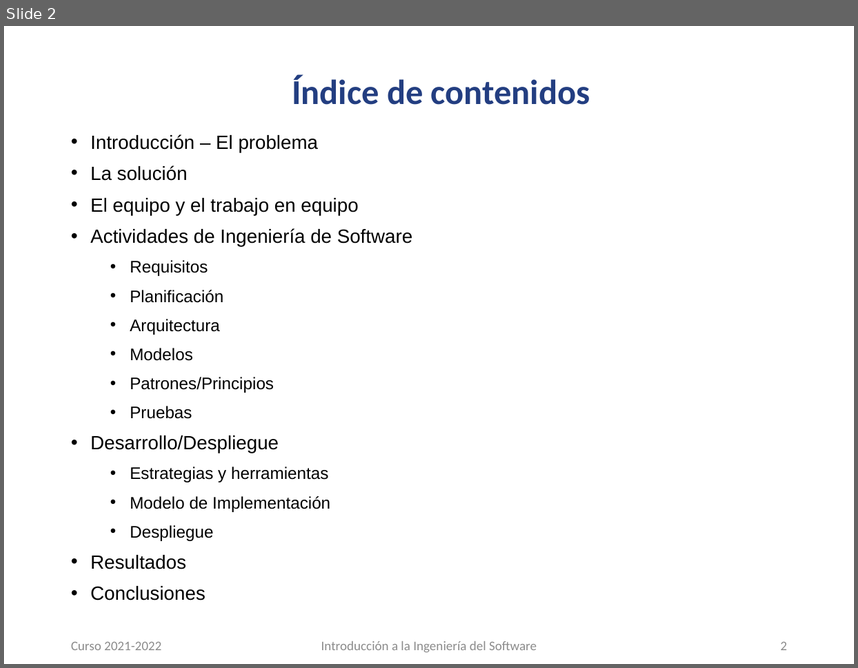
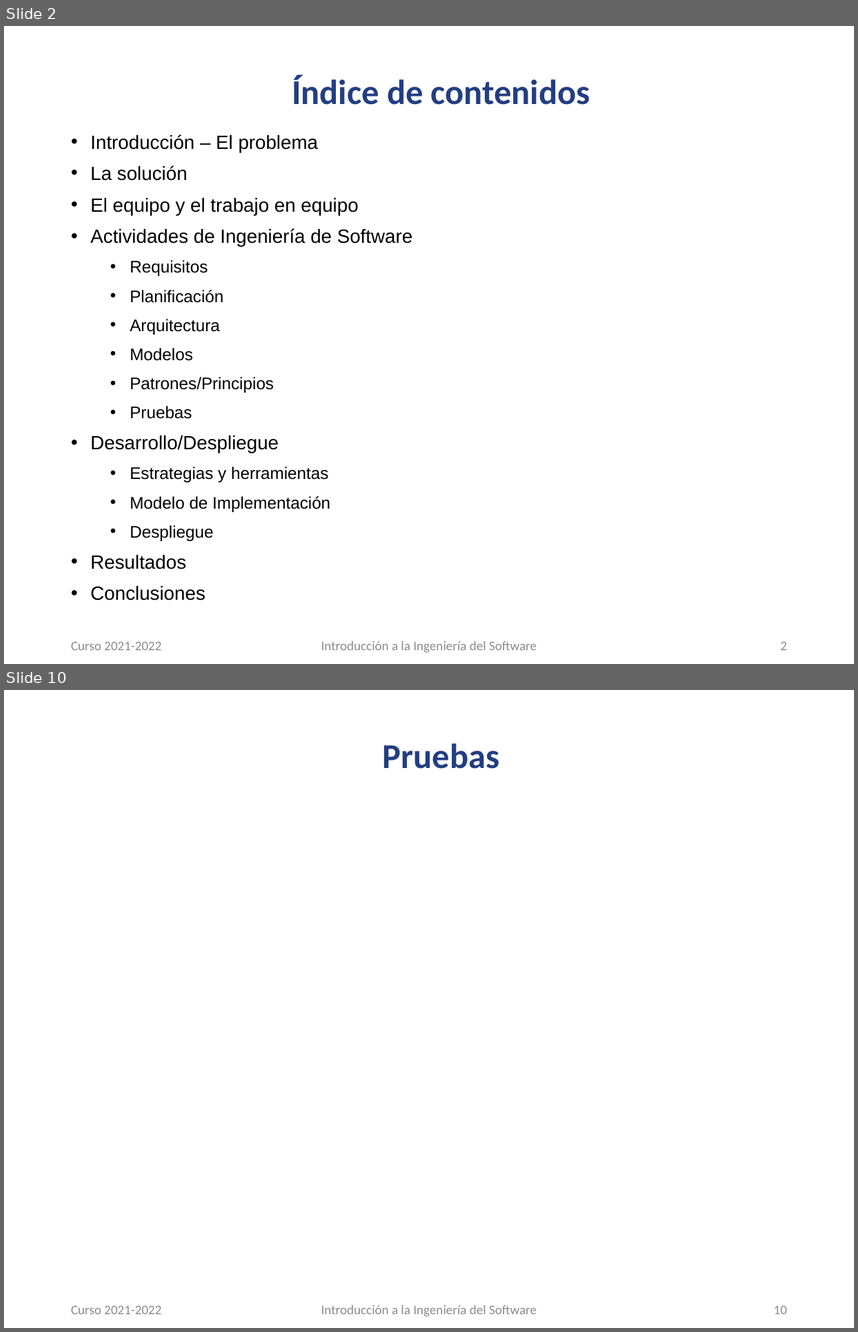
Before and after one commit to carloscmor/PRIMERA_FILA, a slide deck: PFentertainment_presentación.pptx. Shown one above the other, each under a label of ours: slide 2 before the commit, slides 2 and 10 after it; the slides between them are not shown. The pictures are 858x668 and 858x1332 pixels, drawn with LibreOffice and Linux fonts; fonts in the diff are those of the drawing; background and template pictures are left out. Boxes give left, top, right and bottom in pixels: in the first picture for what was removed or moved away, otherwise in the second. Text is boxed around its words. In the diff, an @@ line names an element or a change of style, - is before the commit and + after.

```diff
--- a/PFentertainment_presentación.pptx
+++ b/PFentertainment_presentación.pptx
@@ slide 10 added at (x1=4, y1=690, x2=854, y2=1328), background #FFFFFF @@
@@ title added at (x1=383, y1=743, x2=499, y2=769), 29.5 pt, text #233E81, bold @@
+Pruebas
@@ text added at (x1=71, y1=1305, x2=161, y2=1314), 11.1 pt, text #8C8C8C @@
+Curso 2021-2022
@@ text added at (x1=321, y1=1305, x2=537, y2=1316), 11.1 pt, text #8C8C8C @@
+Introducción a la Ingeniería del Software
@@ page number added at (x1=774, y1=1305, x2=787, y2=1314), 11.1 pt, text #8C8C8C @@
+10
```
Also in this commit, not shown: 8 other slides added, 1 slide removed, 7 other files.
